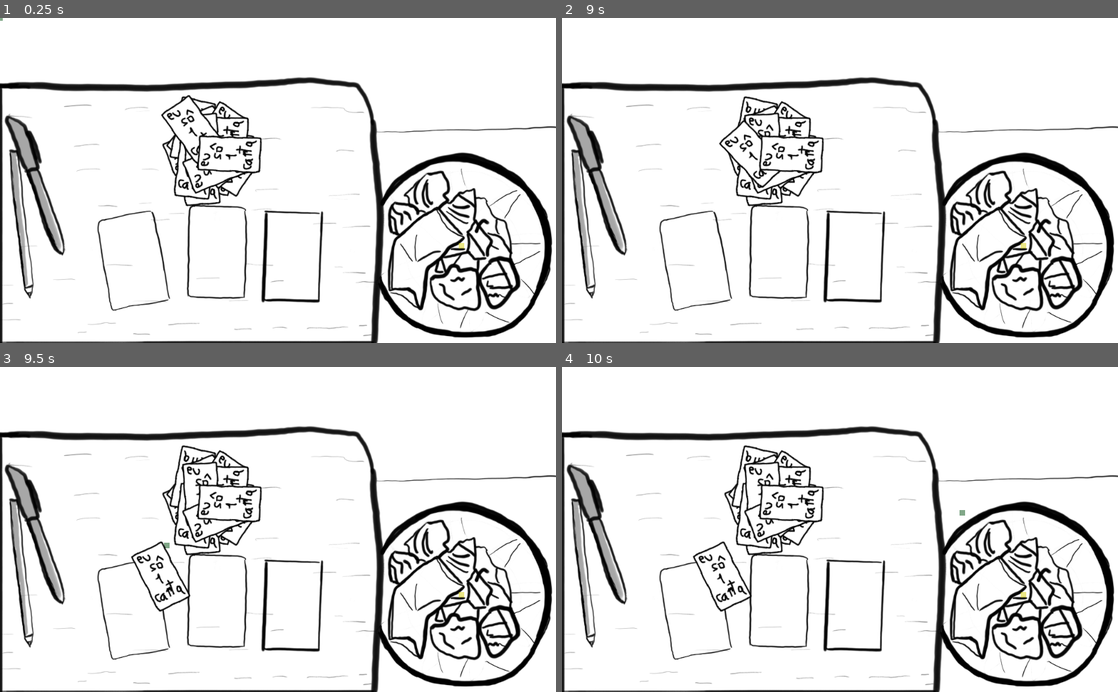
Above: before the commit, frames 1-4 (two rows, left to right).
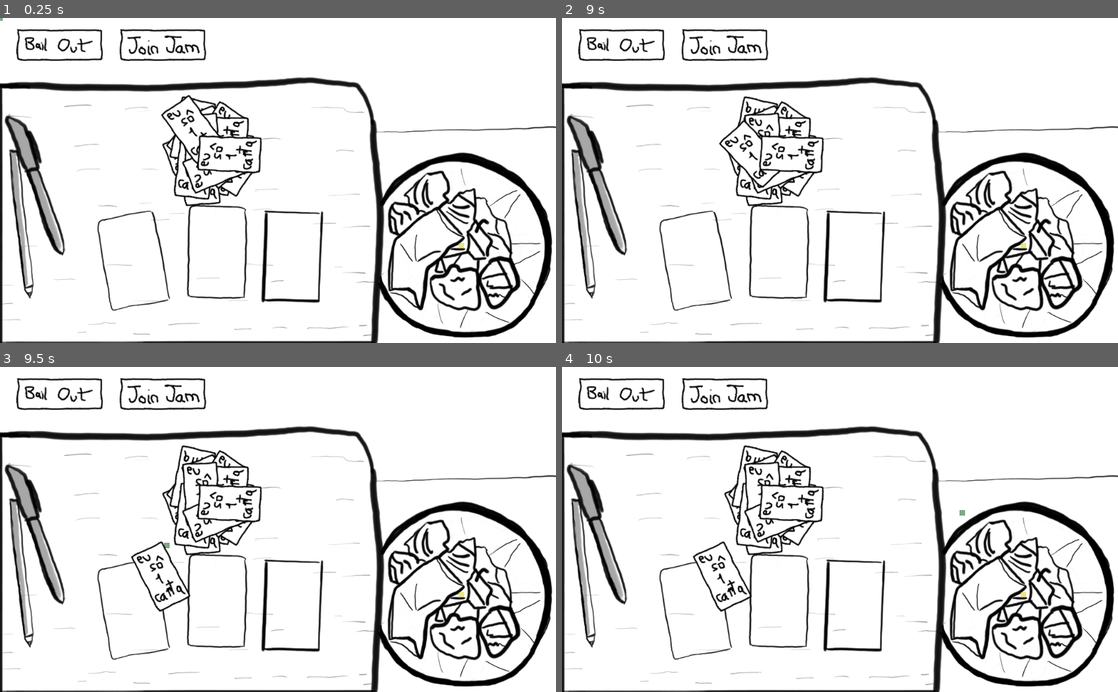
Above: after the commit, the same moments.

Repository: brocoli/ld43
Game: Godot game, scene res://scene/Main.tscn
Two runs of this game, one before a commit and one after it. Both use one fixed random seed, a clock stepped at 60 frames per second and the inputs below.
Inputs (mouse positions are in pixels of both pictures, inside the frame that each line leads up to):
- Up to frame 1 (0.25 s): no input
- Up to frame 2 (9 s): click (723, 44) at 0.52 s; click (623, 44) at 1.27 s; click (623, 44) at 2.02 s; click (623, 44) at 2.77 s; tap Enter at 3.5, 5, 6.5 s; drag from (623, 44) to (895, 109) at 3.52 s; tap Space at 4.25, 5.75, 7.25 s; drag from (728, 196) to (895, 109) at 4.27 s; move the mouse to (895, 109) at 5.02 s; click (895, 109) at 5.17 s; drag from (812, 245) to (673, 131) at 5.77 s; move the mouse to (1006, 229) at 6.52 s; click (1006, 229) at 6.67 s; drag from (673, 131) to (1006, 229) at 7.27 s; move the mouse to (867, 180) at 8.02 s; click (867, 180) at 8.17 s; drag from (756, 99) to (728, 196) at 8.77 s
- Up to frame 3 (9.5 s): no input
- Up to frame 4 (10 s): move the mouse to (962, 513) at 9.52 s; click (962, 513) at 9.67 s

The runs differ from the first frame. In frame 1, 1.0% of the frame differs, in the area x 2-38%, y 3-14%; in frame 2, 1.0%; in frame 3, 1.0%; in frame 4, 1.0%.

Commit message:
Add placeholder buttons

Diff:
--- a/scene/Main.tscn
+++ b/scene/Main.tscn
@@ -1,11 +1,16 @@
-[gd_scene load_steps=5 format=2]
+[gd_scene load_steps=10 format=2]
 
 [ext_resource path="res://art/asset_bg.png" type="Texture" id=1]
-[ext_resource path="res://scene/CardHandler.tscn" type="PackedScene" id=2]
-[ext_resource path="res://scene/CardPicker.tscn" type="PackedScene" id=3]
-[ext_resource path="res://scene/Trashcan.tscn" type="PackedScene" id=4]
+[ext_resource path="res://scene/Trashcan.tscn" type="PackedScene" id=2]
+[ext_resource path="res://scene/CardHandler.tscn" type="PackedScene" id=3]
+[ext_resource path="res://scene/CardPicker.tscn" type="PackedScene" id=4]
+[ext_resource path="res://art/join_jam.png" type="Texture" id=5]
+[ext_resource path="res://art/join_jam_pressed.png" type="Texture" id=6]
+[ext_resource path="res://art/join_jam_disabled.png" type="Texture" id=7]
+[ext_resource path="res://art/bail_out.png" type="Texture" id=8]
+[ext_resource path="res://art/bail_out_pressed.png" type="Texture" id=9]
 
-[node name="Main" type="Node2D"]
+[node name="Main" type="Node2D" index="0"]
 
 z_index = 2
 _sections_unfolded = [ "Pause", "Z Index" ]
@@ -16,14 +21,7 @@
 offset = Vector2( 512, 300 )
 _sections_unfolded = [ "Offset" ]
 
-[node name="CardHandler" parent="." index="1" instance=ExtResource( 2 )]
-
-position = Vector2( 380, 240 )
-_sections_unfolded = [ "Material", "Pause", "Transform", "Visibility", "Z Index" ]
-
-[node name="CardPicker" parent="." index="2" instance=ExtResource( 3 )]
-
-[node name="Walls" type="StaticBody2D" parent="." index="3"]
+[node name="Walls" type="StaticBody2D" parent="." index="1"]
 
 input_pickable = false
 collision_layer = 1024
@@ -39,6 +37,67 @@
 build_mode = 0
 polygon = PoolVector2Array( -20, -20, -20, 620, 1044, 620, 1044, -20, -20, -20, 0, 0, 1024, 0, 1024, 600, 0, 600, 0, 0 )
 
-[node name="Trashcan" parent="." index="4" instance=ExtResource( 4 )]
+[node name="Trashcan" parent="." index="2" instance=ExtResource( 2 )]
 
 position = Vector2( 850, 420 )
+
+[node name="CardHandler" parent="." index="3" instance=ExtResource( 3 )]
+
+position = Vector2( 380, 240 )
+z_index = 1
+_sections_unfolded = [ "Material", "Pause", "Transform", "Visibility", "Z Index" ]
+
+[node name="CardPicker" parent="." index="4" instance=ExtResource( 4 )]
+
+z_index = 2
+
+[node name="Join Jam" type="TextureButton" parent="." index="5"]
+
+anchor_left = 0.0
+anchor_top = 0.0
+anchor_right = 0.0
+anchor_bottom = 0.0
+margin_left = 220.0
+margin_top = 20.0
+margin_right = 380.0
+margin_bottom = 80.0
+rect_pivot_offset = Vector2( 0, 0 )
+rect_clip_content = false
+focus_mode = 2
+mouse_filter = 0
+mouse_default_cursor_shape = 0
+size_flags_horizontal = 1
+size_flags_vertical = 1
+toggle_mode = false
+enabled_focus_mode = 2
+shortcut = null
+group = null
+texture_normal = ExtResource( 5 )
+texture_pressed = ExtResource( 6 )
+texture_disabled = ExtResource( 7 )
+_sections_unfolded = [ "Anchor", "Focus", "Grow Direction", "Hint", "Margin", "Mouse", "Rect", "Size Flags", "Textures", "Theme" ]
+
+[node name="TextureButton" type="TextureButton" parent="." index="6"]
+
+anchor_left = 0.0
+anchor_top = 0.0
+anchor_right = 0.0
+anchor_bottom = 0.0
+margin_left = 30.0
+margin_top = 20.0
+margin_right = 190.0
+margin_bottom = 80.0
+rect_pivot_offset = Vector2( 0, 0 )
+rect_clip_content = false
+focus_mode = 2
+mouse_filter = 0
+mouse_default_cursor_shape = 0
+size_flags_horizontal = 1
+size_flags_vertical = 1
+toggle_mode = false
+enabled_focus_mode = 2
+shortcut = null
+group = null
+texture_normal = ExtResource( 8 )
+texture_pressed = ExtResource( 9 )
+_sections_unfolded = [ "Textures" ]
--- a/scene/Trashcan.tscn
+++ b/scene/Trashcan.tscn
@@ -7,7 +7,7 @@
 custom_solver_bias = 0.0
 radius = 41.2311
 
-[node name="Trashcan" type="StaticBody2D" index="0" groups=[
+[node name="Trashcan" type="StaticBody2D" groups=[
 "is_trashcan",
 ]]
 
Binary file added: art/bail_out.png
Not shown, added: art/bail_out.png.import
Binary file added: art/bail_out_pressed.png
Not shown, added: art/bail_out_pressed.png.import
Binary file added: art/join_jam.png
Not shown, added: art/join_jam.png.import
Binary file added: art/join_jam_disabled.png
Not shown, added: art/join_jam_disabled.png.import
Binary file added: art/join_jam_pressed.png
Not shown, added: art/join_jam_pressed.png.import
